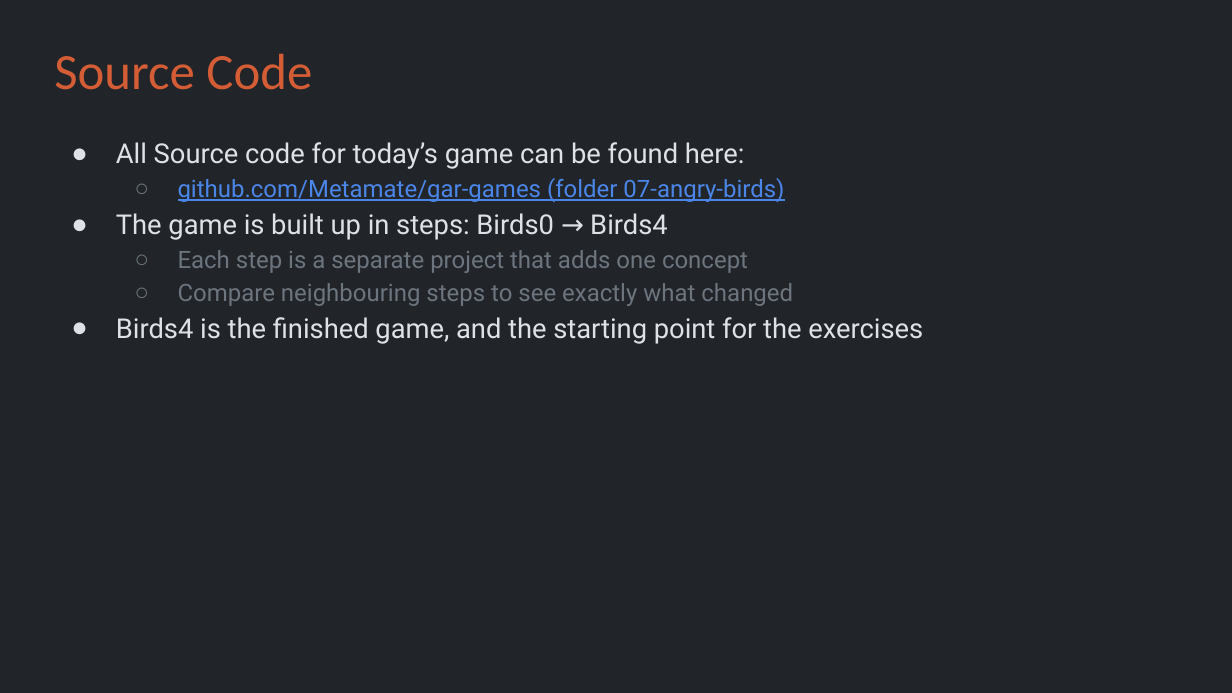
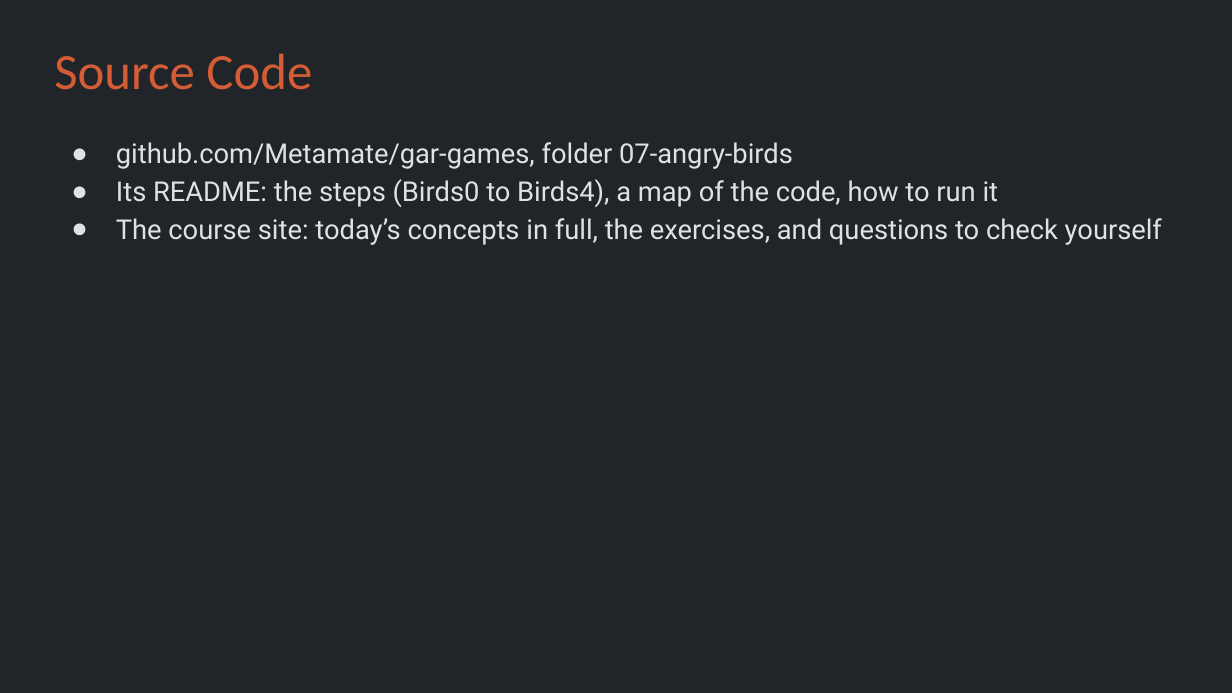
Before and after one commit to Metamate/gar, a slide deck: slide 4 of slides/07 Angry Birds.pptx. Drawn at 1232x693 pixels with LibreOffice and Linux fonts; fonts in the diff are those of the drawing. Boxes give left, top, right and bottom in pixels: in the first picture for what was removed or moved away, otherwise in the second. Text is boxed around its words. In the diff, an @@ line names an element or a change of style, - is before the commit and + after.

```diff
--- a/slides/07 Angry Birds.pptx
+++ b/slides/07 Angry Birds.pptx
@@ text at [116,142,1162,245]: text changed; size 14 to 16 pt @@
-● All Source code for today’s game can be found here:
-  ○ github.com/Metamate/gar-games (folder 07-angry-birds)
-● The game is built up in steps: Birds0 → Birds4
-  ○ Each step is a separate project that adds one concept
-  ○ Compare neighbouring steps to see exactly what changed
-● Birds4 is the finished game, and the starting point for the exercises
+● github.com/Metamate/gar-games, folder 07-angry-birds
+● Its README: the steps (Birds0 to Birds4), a map of the code, how to run it
+● The course site: today’s concepts in full, the exercises, and questions to check yourself
```
Also in this commit, not shown: 5 other slides changed, 1 slide added.
